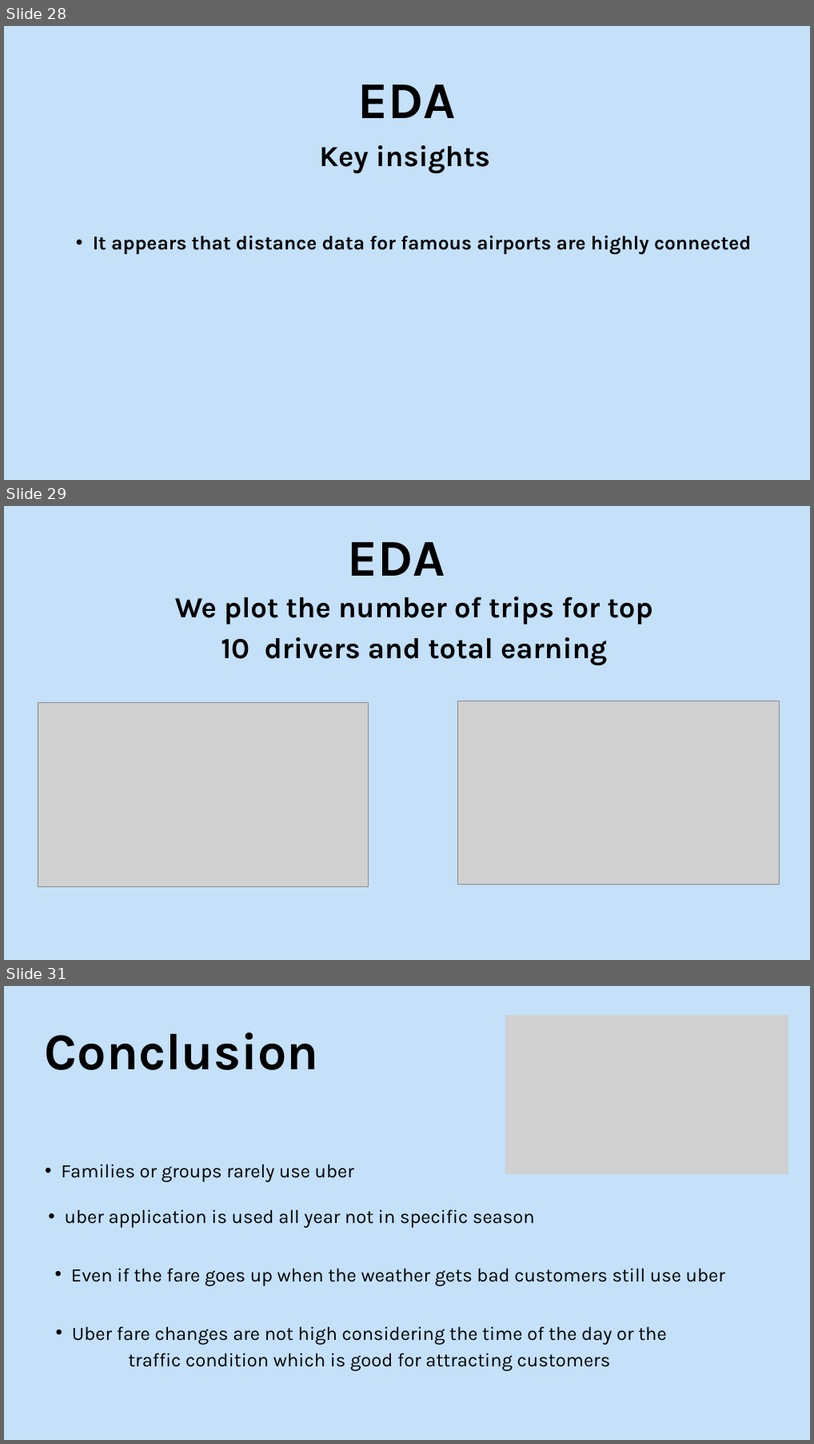
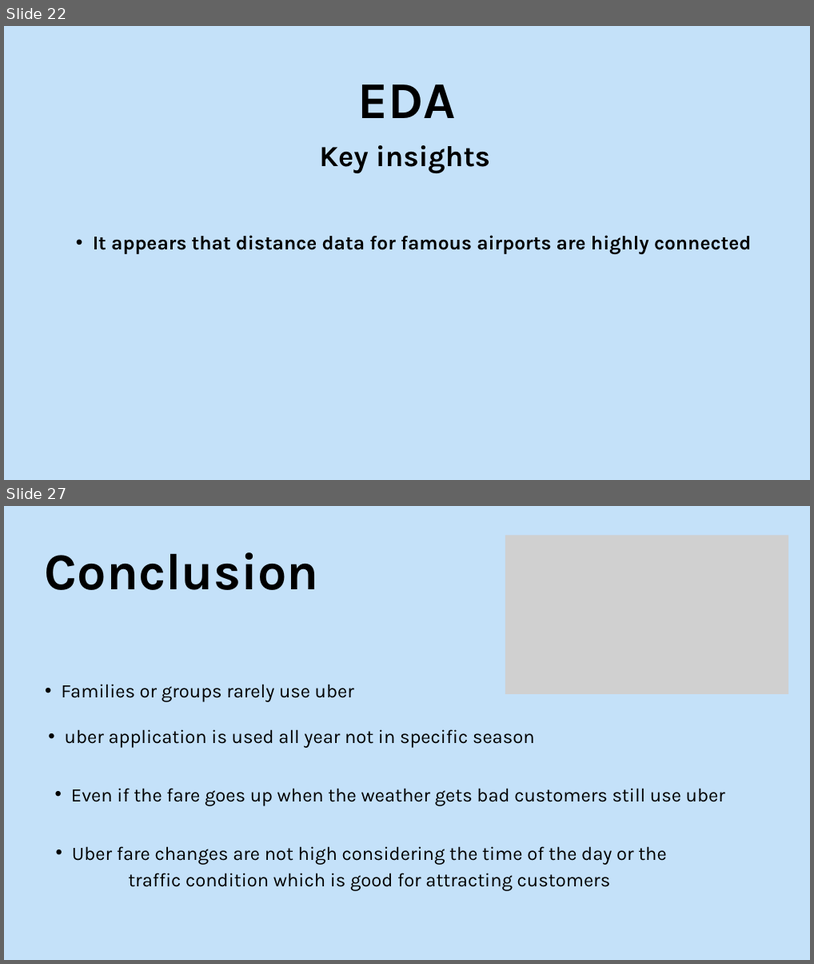
Before and after one commit to hossam246/toqali-Machine_Learning_Internship_winter_2025, a slide deck: Task4/Group 3/EDA_Presentation.pptx. Shown one above the other, each under a label of ours: slides 28, 29 and 31 before the commit, slides 22 and 27 after it; the slides between them are not shown. The pictures are 814x1444 and 814x964 pixels, drawn with LibreOffice and Linux fonts; fonts in the diff are those of the drawing; grey boxes stand for pictures. Boxes give left, top, right and bottom in pixels: in the first picture for what was removed or moved away, otherwise in the second. Text is boxed around its words. In the diff, an @@ line names an element or a change of style, - is before the commit and + after.

```diff
--- a/Task4/Group 3/EDA_Presentation.pptx
+++ b/Task4/Group 3/EDA_Presentation.pptx
@@ slide 29 removed at <box>4,506,810,960</box>, background #C4E1F9 @@
@@ text removed at <box>347,542,445,576</box> @@
-EDA
@@ text removed at <box>175,596,654,665</box> @@
-We plot the number of trips for top 10 drivers and total earning
@@ picture removed at <box>38,703,369,886</box> @@
@@ picture removed at <box>458,700,780,884</box> @@
@@ what was slide 28 is now slide 22 @@
@@ what was slide 31 is now slide 27 @@
```
Also in this commit, not shown: 4 slides changed, 3 other slides removed, 2 other files.
